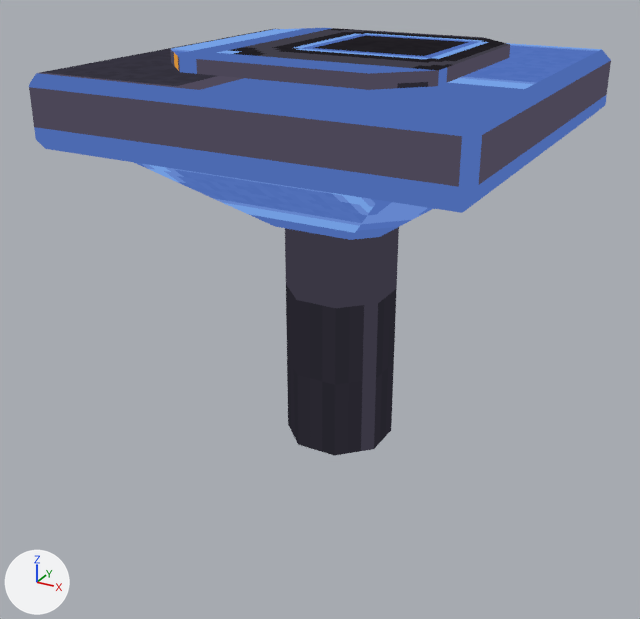
One commit to the glTF model art/out/receiver.glb: the scene before it, then after it.
The view is the same before and after, from a 50 mm camera at (0.959, -1.853, 0.763) aimed at (-0.019, -0.074, -0.127). Arrows for +X, +Y and +Z are at lower left; the lights stay in place. The picture after the commit comes second. Vertices at exactly the same position are counted once.

Names of what the first picture shows: 'receiver_body'.
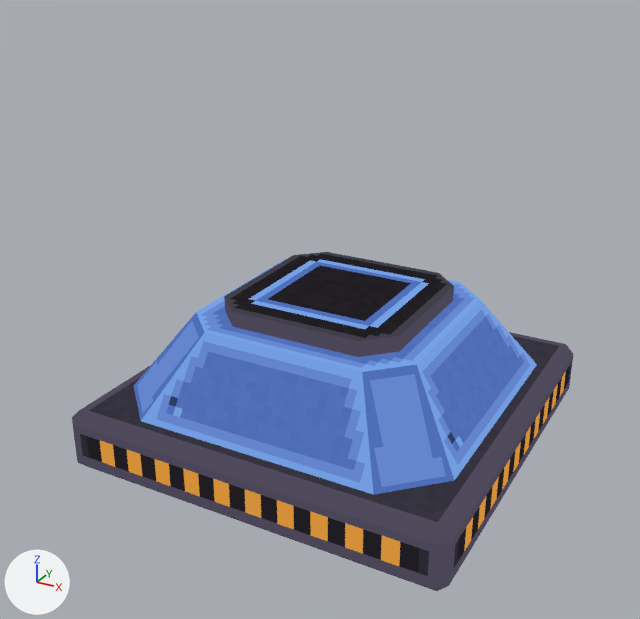
The change in detail:
me_receiver_body is used by ob_receiver_body; location (0.0, 0.0, 0.0).
me_receiver_body had 73 vertices, 106 faces and spanned x -0.5..0.5, y -0.5..0.5, z -0.5..0.5.
me_receiver_body now has 56 vertices, 88 faces and spans x -0.5..0.5, y -0.5..0.5, z -0.5..-0.1.
me_receiver_body part 1: the loose piece of 24 vertices spanning x -0.5..0.5, y -0.5..0.5, z 0.31..0.47 is moved by (0.0, 0.0, -0.81).
me_receiver_body part 2: a new loose piece of 16 vertices spanning x -0.44..0.44, y -0.44..0.44, z -0.34..-0.14, in mat_receiver.
me_receiver_body part 3: a new loose piece of 16 vertices spanning x -0.24..0.24, y -0.24..0.24, z -0.14..-0.1, in mat_receiver.
me_receiver_body part 4: the loose piece of 17 vertices spanning x -0.13..0.13, y -0.13..0.13, z -0.5..0.12 is deleted.
me_receiver_body part 5: the loose piece of 16 vertices spanning x -0.44..0.44, y -0.44..0.44, z 0.1..0.31 is deleted.
me_receiver_body part 6: the loose piece of 16 vertices spanning x -0.32..0.32, y -0.32..0.32, z 0.47..0.5 is deleted.

Location of each change, (x1, y1, x2, y2) in pixels of the pictures (640 x 619 px; the box of a moved part takes in the faces that stretch with it):
'receiver_body', reshaped (14% narrower, 21% shorter)
    before: (29, 28, 611, 456)
    after: (72, 252, 573, 591)
part 1 of me_receiver_body, moved or reshaped
    before: (29, 29, 611, 213)
    after: (72, 332, 573, 591)
part 2 of me_receiver_body, added (blue)
    after: (134, 260, 537, 495)
part 3 of me_receiver_body, added
    after: (224, 252, 454, 357)
part 4 of me_receiver_body, deleted
    before: (285, 227, 399, 456)
part 5 of me_receiver_body, deleted (blue)
    before: (136, 163, 434, 240)
part 6 of me_receiver_body, deleted
    before: (170, 28, 510, 90)
